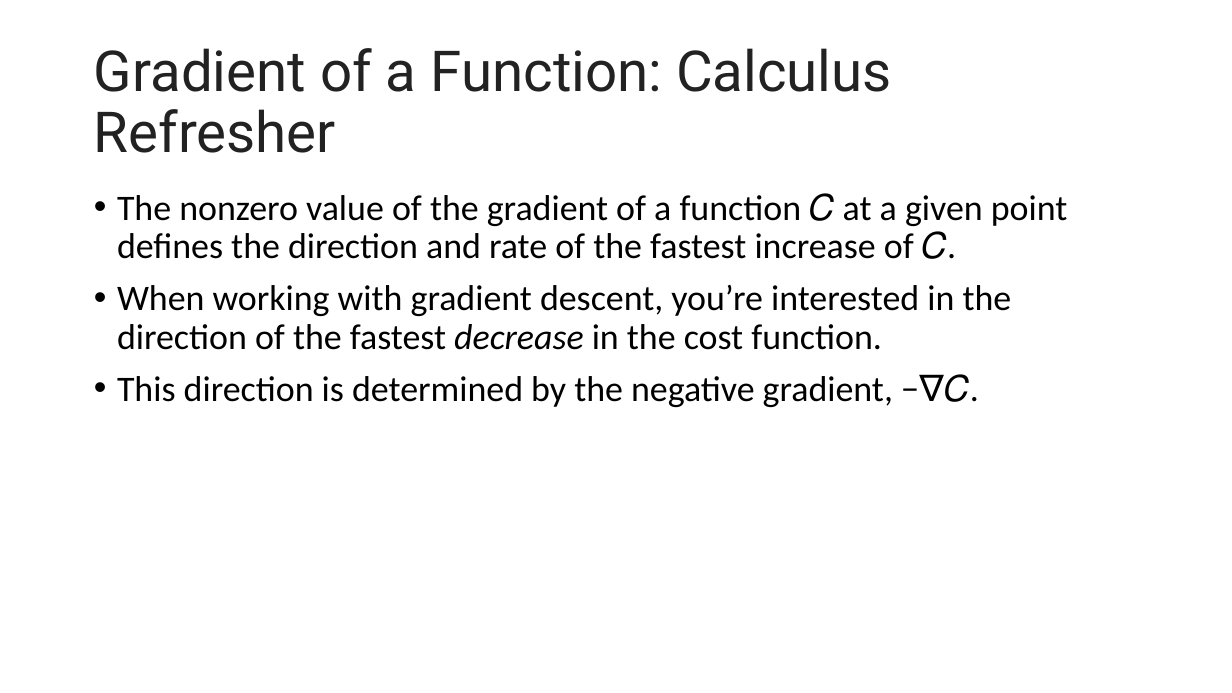
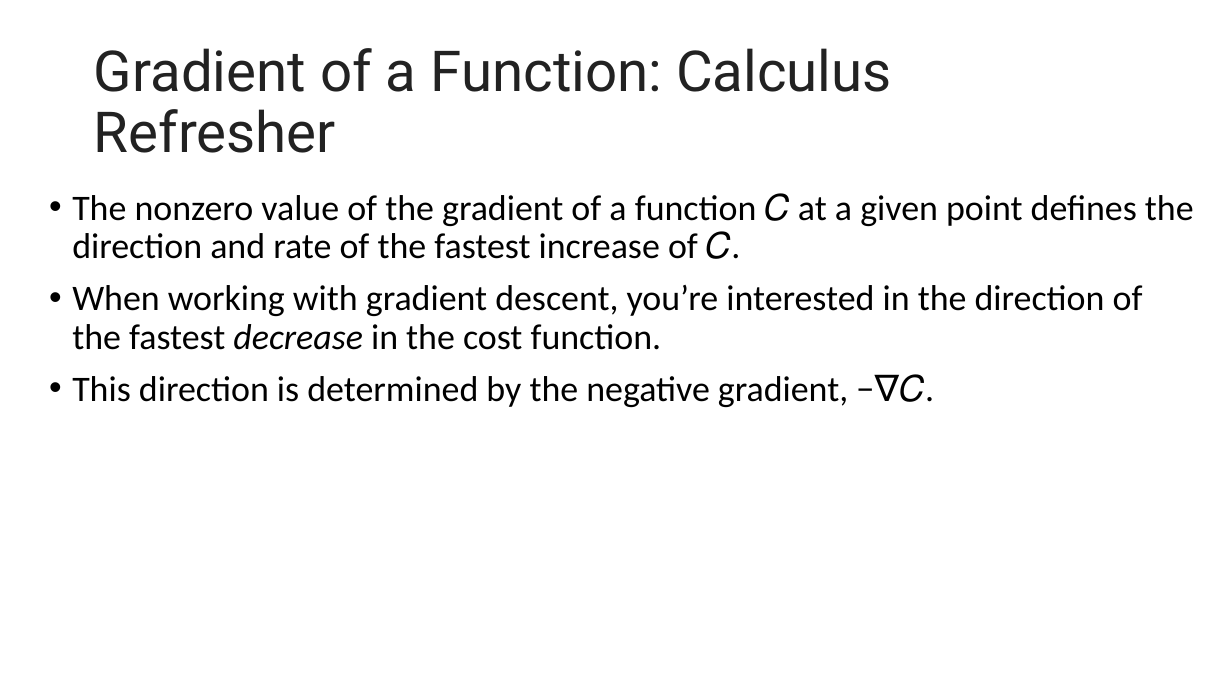
Before and after one commit to motazsaad/Math-Statistics-DataScience, a slide deck: slide 11 of slides/Stochastic Gradient Descent Algorithm.pptx (slide 10 before the commit). Drawn at 1232x693 pixels with LibreOffice and Linux fonts; fonts in the diff are those of the drawing. Boxes give left, top, right and bottom in pixels: in the first picture for what was removed or moved away, otherwise in the second. Text is boxed around its words. In the diff, an @@ line names an element or a change of style, - is before the commit and + after.

```diff
--- a/slides/Stochastic Gradient Descent Algorithm.pptx
+++ b/slides/Stochastic Gradient Descent Algorithm.pptx
@@ text "The nonzero value of the ..." rewrapped from [117, 193, 1067, 407] to [72, 193, 1194, 407] @@
```
Also in this commit, not shown: 7 other slides changed, 28 slides added, 1 other file.
